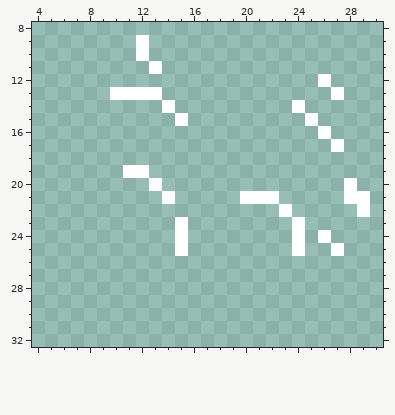
Two versions of one pixel-art sprite, spaders/src/texturePacker/newEnemies/w_spader10.png. The picture above is the old version.
The file is 72x72 pixels, drawn in blocks of 2x2; one block is one cell here. Shown: x 4..30, y 8..32.
And afterwards:
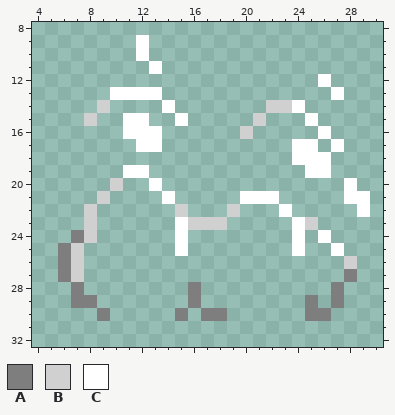
Palette (. is transparent): A #7e7e7e  B #d0d0d0  C #ffffff
Edits made:
y 14: x 9 . -> B; x 22..23 .. -> BB
y 15: x 8 . -> B; x 11..12 .. -> CC; x 21 . -> B
y 16: x 11..13 ... -> CCC; x 20 . -> B
y 17: x 12..13 .. -> CC; x 24..25 .. -> CC
y 18: x 24..26 ... -> CCC
y 19: x 25..26 .. -> CC
y 20: x 10 . -> B
y 21: x 9 . -> B
y 22: x 8 . -> B; x 15 . -> B; x 19 . -> B
y 23: x 8 . -> B; x 16..18 ... -> BBB; x 25 . -> B
y 24: x 7..8 .. -> AB
y 25: x 6..7 .. -> AB
y 26: x 6..7 .. -> AB; x 28 . -> B
y 27: x 6..7 .. -> AB; x 28 . -> A
y 28: x 7 . -> A; x 16 . -> A; x 27 . -> A
y 29: x 7..8 .. -> AA; x 16 . -> A; x 25 . -> A; x 27 . -> A
y 30: x 9 . -> A; x 15 . -> A; x 17..18 .. -> AA; x 25..26 .. -> AA
